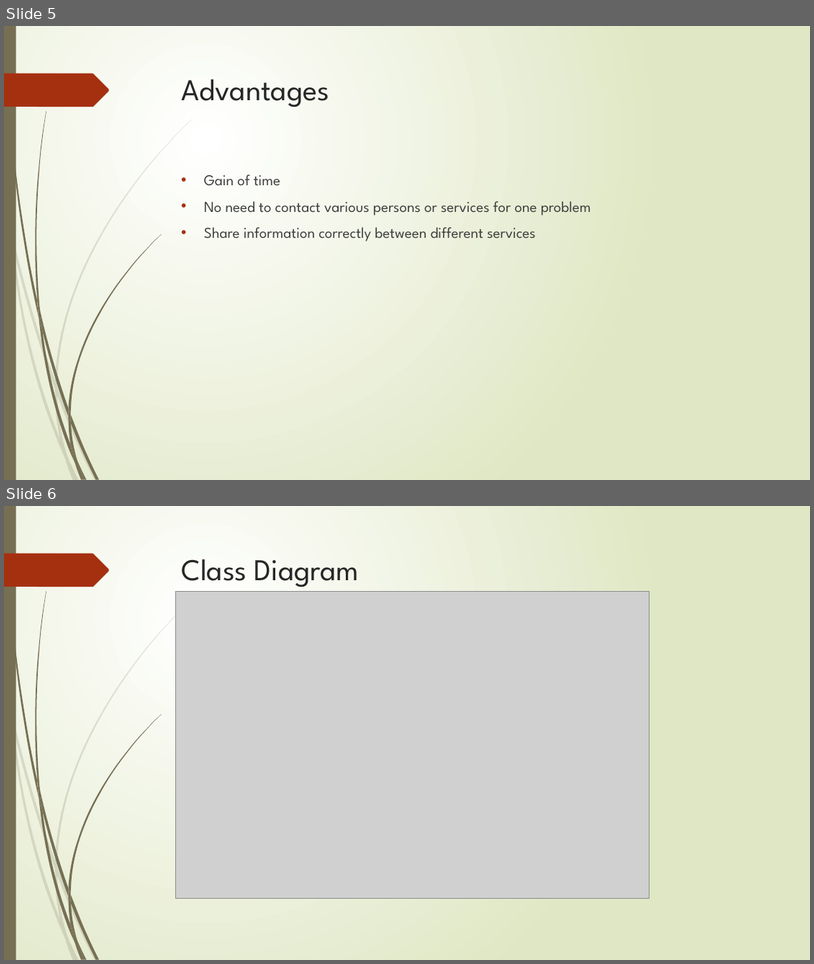
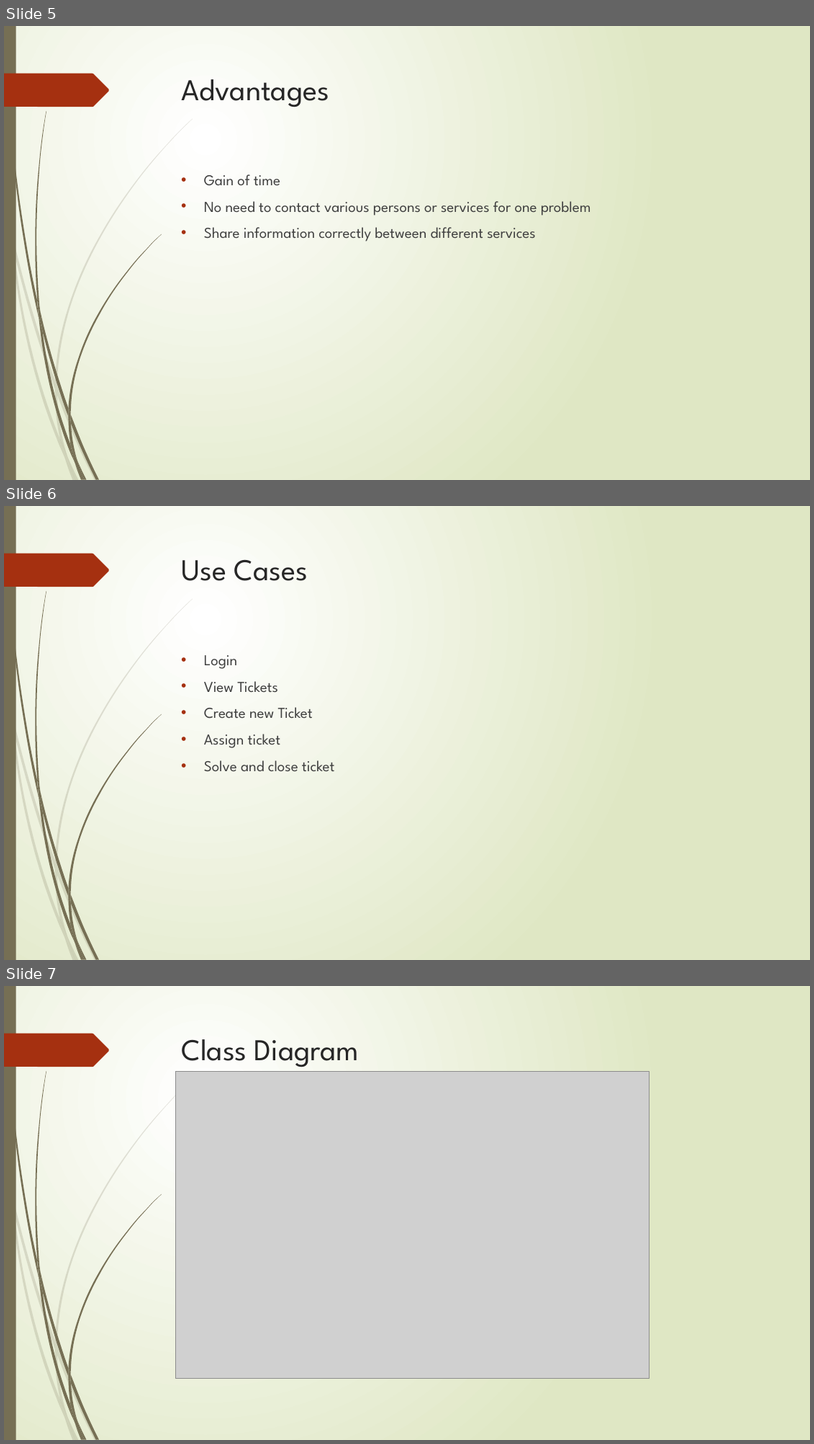
Before and after one commit to pierre-ngb/miu-helpdesk, a slide deck: MIU Helpdesk.pptx. Shown one above the other, each under a label of ours: slides 5 and 6 before the commit, slides 5, 6 and 7 after it. The pictures are 814x964 and 814x1444 pixels, drawn with LibreOffice and Linux fonts; fonts in the diff are those of the drawing; grey boxes stand for pictures. Boxes give left, top, right and bottom in pixels: in the first picture for what was removed or moved away, otherwise in the second. Text is boxed around its words. In the diff, an @@ line names an element or a change of style, - is before the commit and + after.

```diff
--- a/MIU Helpdesk.pptx
+++ b/MIU Helpdesk.pptx
@@ slide 6 added at [4, 506, 810, 960], background gradient #FFFFFF to #DFE8C4; not listed: 24 template elements that a slide beside it also shows @@
@@ title added at [182, 559, 308, 581], 36 pt, text #262626 @@
+Use Cases
@@ text added at [204, 655, 335, 772], 18 pt, text #404040 @@
+• Login
+• View Tickets
+• Create new Ticket
+• Assign ticket
+• Solve and close ticket
@@ what was slide 6 is now slide 7 @@
```
Also in this commit, not shown: 2 other slides added.
